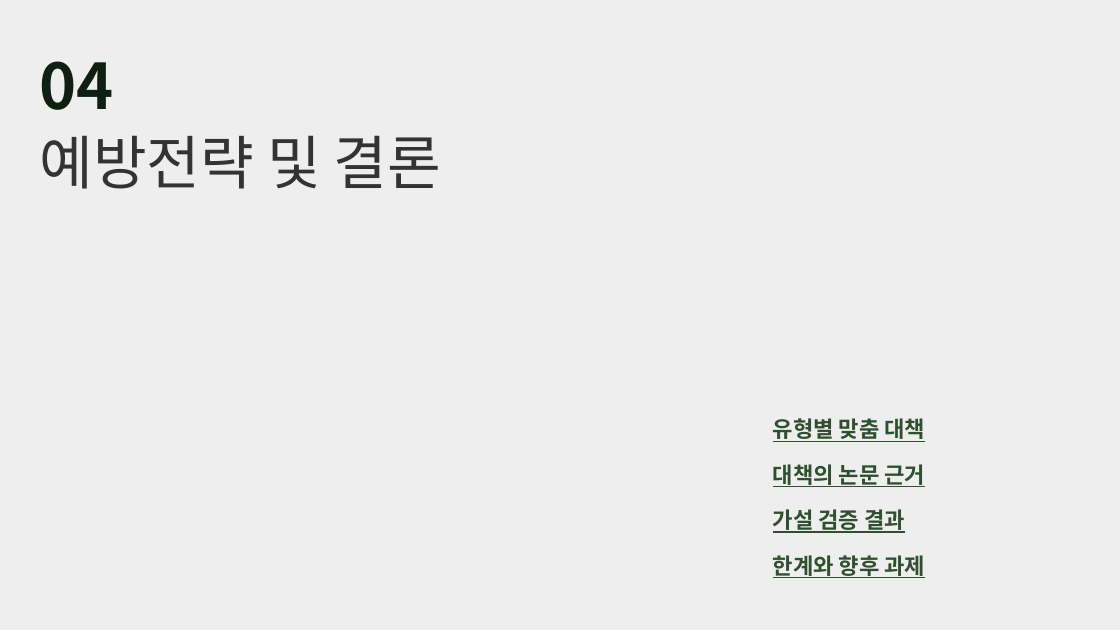
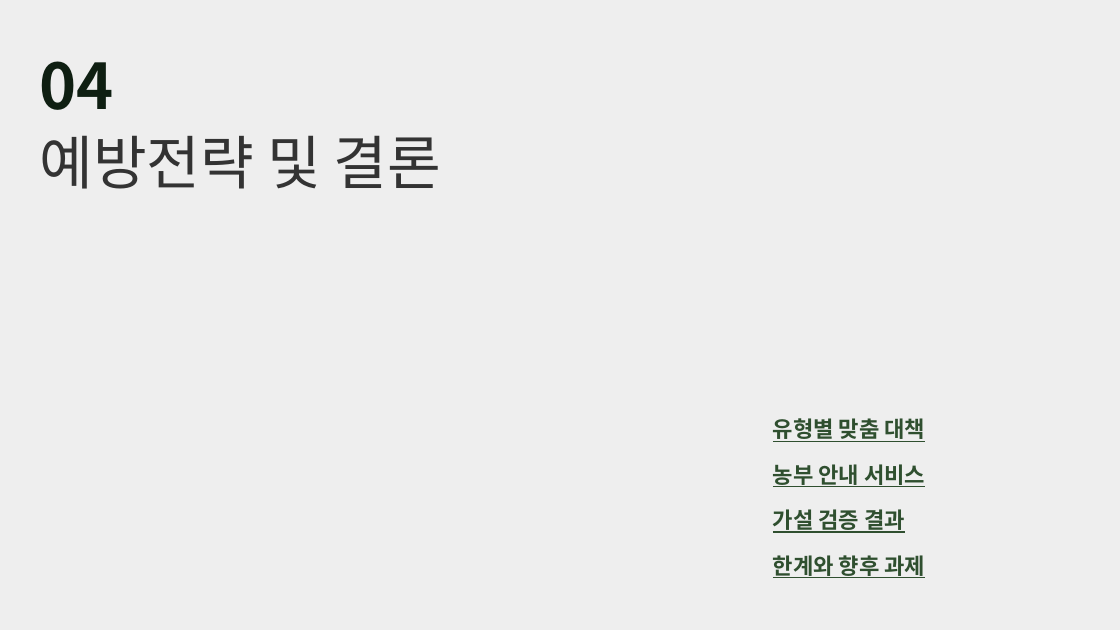
Before and after one commit to hanjune1121-afk/-, a slide deck: slide 23 of 발표자료/강원고랭지_토양유실_15쪽이후.pptx (slide 16 before the commit). Drawn at 1120x630 pixels with LibreOffice and Linux fonts; fonts in the diff are those of the drawing. Boxes give left, top, right and bottom in pixels: in the first picture for what was removed or moved away, otherwise in the second. Text is boxed around its words. In the diff, an @@ line names an element or a change of style, - is before the commit and + after.

```diff
--- a/발표자료/강원고랭지_토양유실_15쪽이후.pptx
+++ b/발표자료/강원고랭지_토양유실_15쪽이후.pptx
@@ text at <box>773,464,925,487</box>: text changed @@
-대책의 논문 근거
+농부 안내 서비스
```
Also in this commit, not shown: 13 other slides changed, 17 slides added, 6 slides removed, 6 other files.
